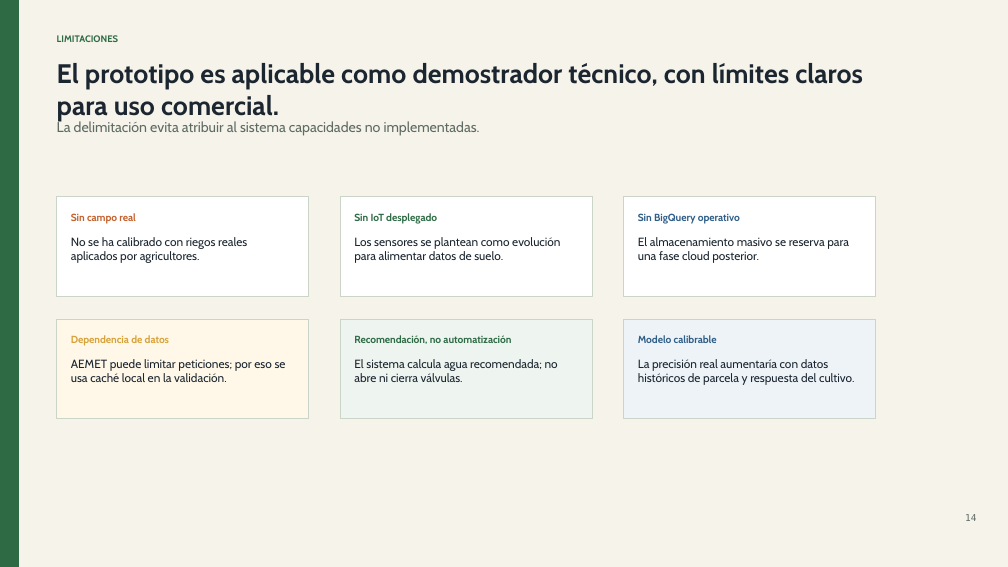
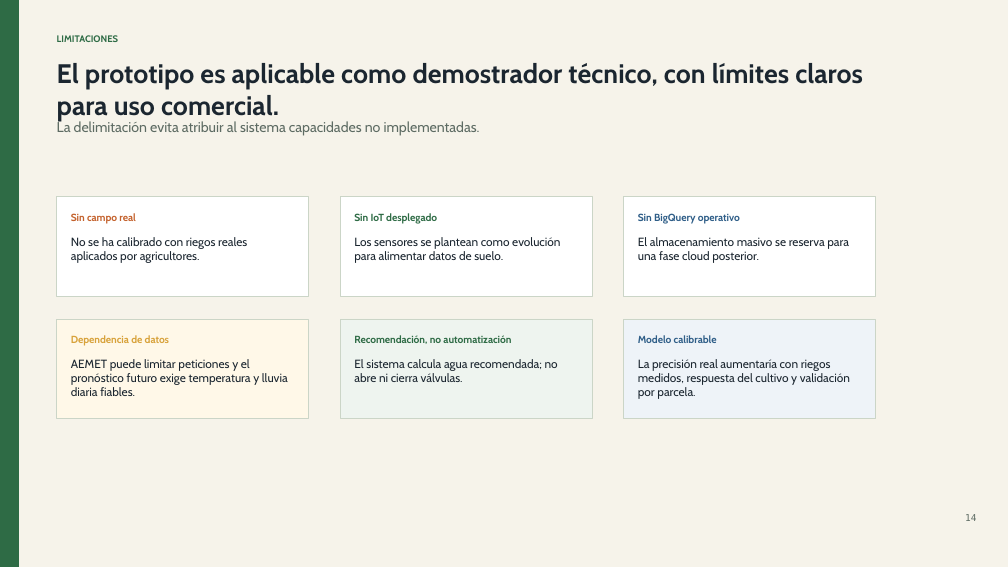
Before and after one commit to romanmaeztu/PI-Agricultura-de-Precisi-n, a slide deck: slide 14 of docs/presentacion_defensa_tfg_riego_jurado.pptx. Drawn at 1008x567 pixels with LibreOffice and Linux fonts; fonts in the diff are those of the drawing. Boxes give left, top, right and bottom in pixels: in the first picture for what was removed or moved away, otherwise in the second. Text is boxed around its words. In the diff, an @@ line names an element or a change of style, - is before the commit and + after.

Commit message:
Documentar pronostico futuro de riego

```diff
--- a/docs/presentacion_defensa_tfg_riego_jurado.pptx
+++ b/docs/presentacion_defensa_tfg_riego_jurado.pptx
@@ text at (x1=71, y1=359, x2=288, y2=396): text changed @@
-AEMET puede limitar peticiones; por eso se usa caché local en la validación.
+AEMET puede limitar peticiones y el pronóstico futuro exige temperatura y lluvia diaria fiables.
@@ text at (x1=638, y1=359, x2=850, y2=399): text changed @@
-La precisión real aumentaría con datos históricos de parcela y respuesta del cultivo.
+La precisión real aumentaría con riegos medidos, respuesta del cultivo y validación por parcela.
```
Also in this commit, not shown: 5 other slides changed, 7 other files.
